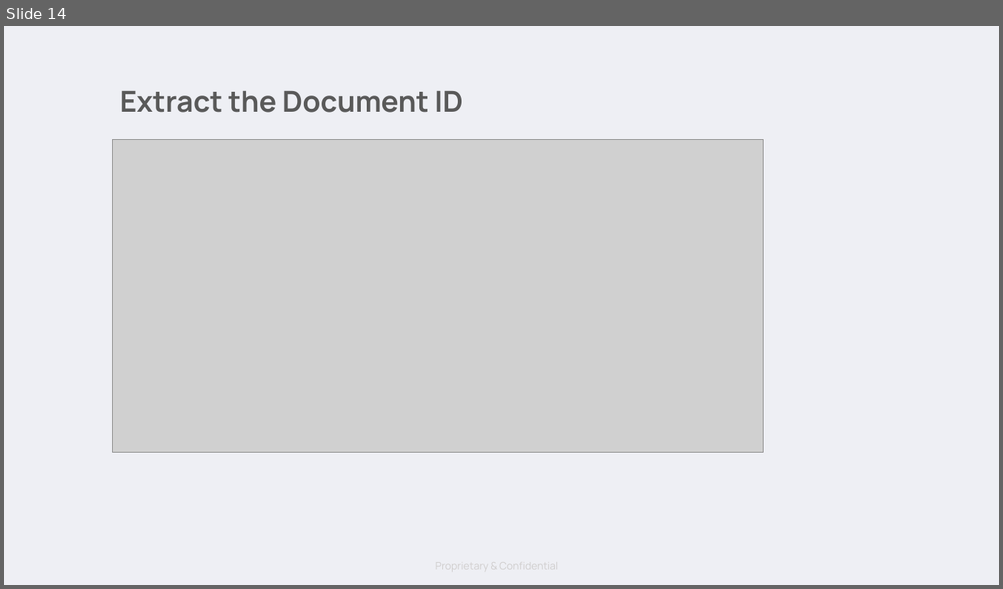
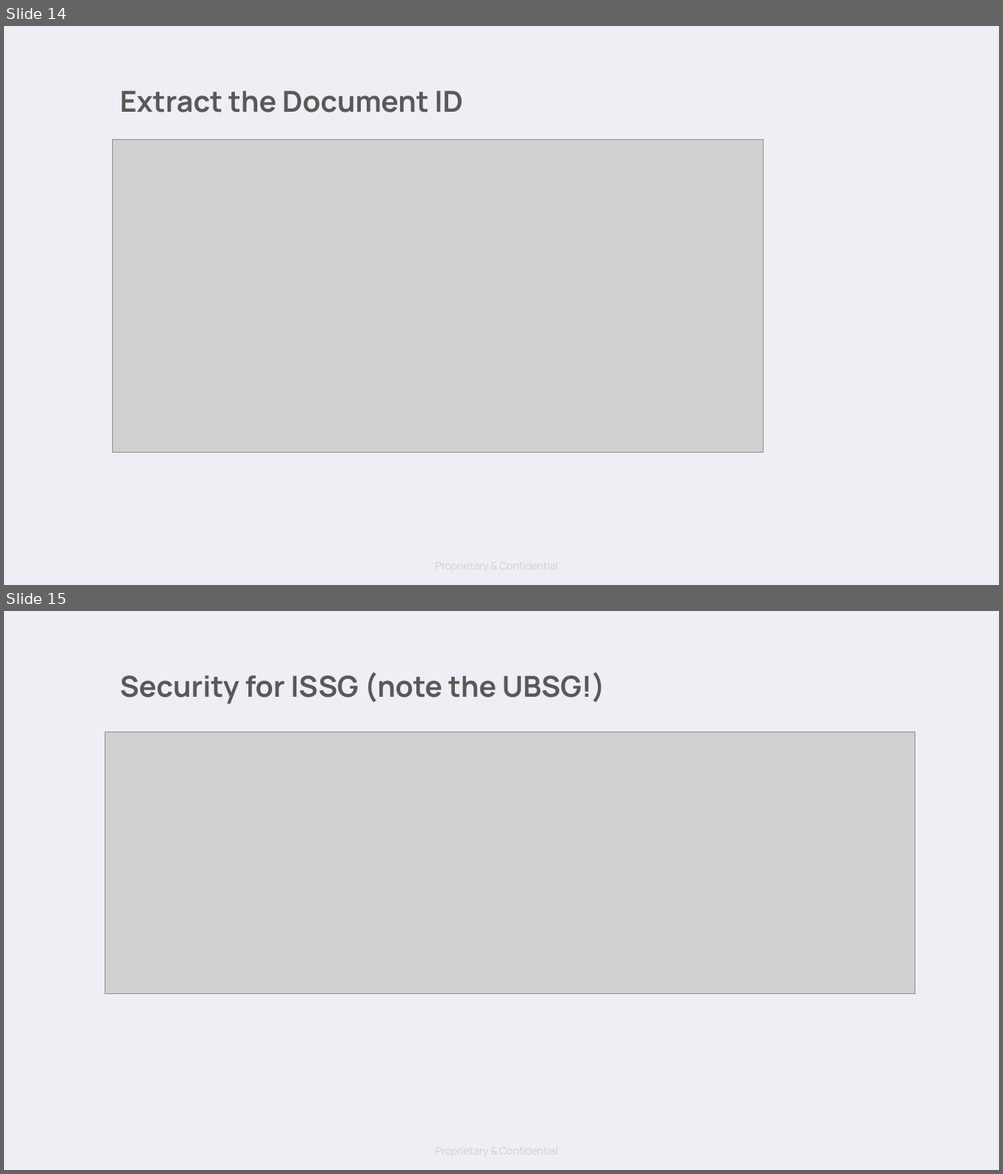
Before and after one commit to The-Groove/WizardSessions, a slide deck: Sessions/20251118_Document_Generation/TWS_DocGen.pptx. Shown one above the other, each under a label of ours: slide 14 before the commit, slides 14 and 15 after it. The pictures are 1003x589 and 1003x1174 pixels, drawn with LibreOffice and Linux fonts; fonts in the diff are those of the drawing; grey boxes stand for pictures; background and template pictures are left out. Boxes give left, top, right and bottom in pixels: in the first picture for what was removed or moved away, otherwise in the second. Text is boxed around its words. In the diff, an @@ line names an element or a change of style, - is before the commit and + after.

Commit message:
Added security

```diff
--- a/Sessions/20251118_Document_Generation/TWS_DocGen.pptx
+++ b/Sessions/20251118_Document_Generation/TWS_DocGen.pptx
@@ slide 15 added at (4,611,999,1170), background #EEEFF4; not listed: 1 template element that a slide beside it also shows @@
@@ title added at (120,672,605,704), 28 pt, text #595959, bold @@
+Security for ISSG (note the UBSG!)
@@ picture added at (105,732,914,994) @@
```
Also in this commit, not shown: 1 other slide added, 2 other files.
